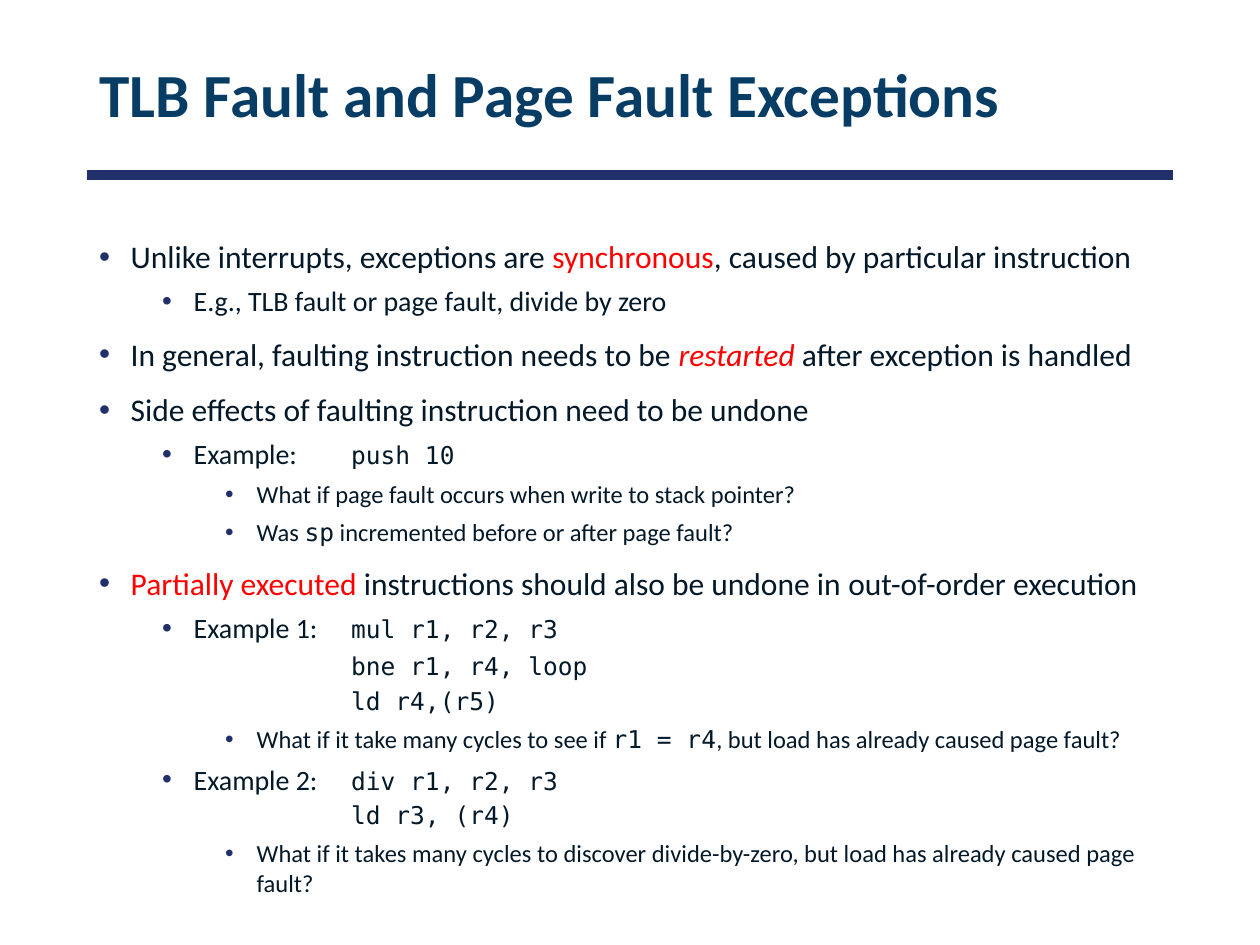
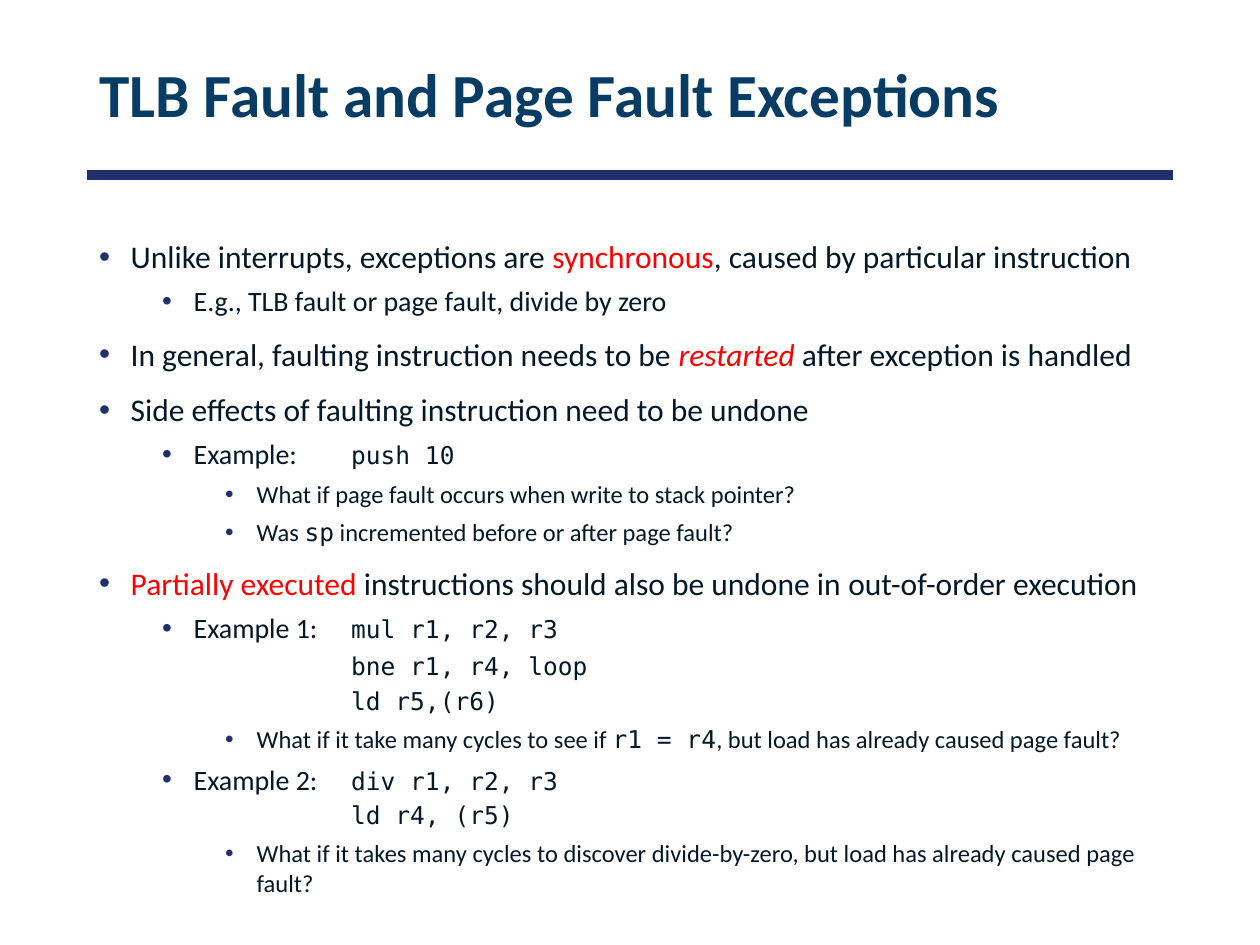
Before and after one commit to smajidzahedi/ECE350, a slide deck: slide 36 of 08-caching.pptx. Drawn at 1260x945 pixels with LibreOffice and Linux fonts; fonts in the diff are those of the drawing. Boxes give left, top, right and bottom in pixels: in the first picture for what was removed or moved away, otherwise in the second. Text is boxed around its words. In the diff, an @@ line names an element or a change of style, - is before the commit and + after.

```diff
--- a/08-caching.pptx
+++ b/08-caching.pptx
@@ text at (x1=194, y1=618, x2=587, y2=714): text changed @@
-  • Example 1: mul r1, r2, r3
-    bne r1, r4, loop
-    ld r4,(r5)
+  • Example 1: mul r1, r2, r3
+    bne r1, r4, loop
+    ld r5,(r6)
@@ text at (x1=194, y1=770, x2=558, y2=828): text changed @@
-  • Example 2: div r1, r2, r3
-    ld r3, (r4)
+  • Example 2: div r1, r2, r3
+    ld r4, (r5)
```
Also in this commit, not shown: 1 other file.
